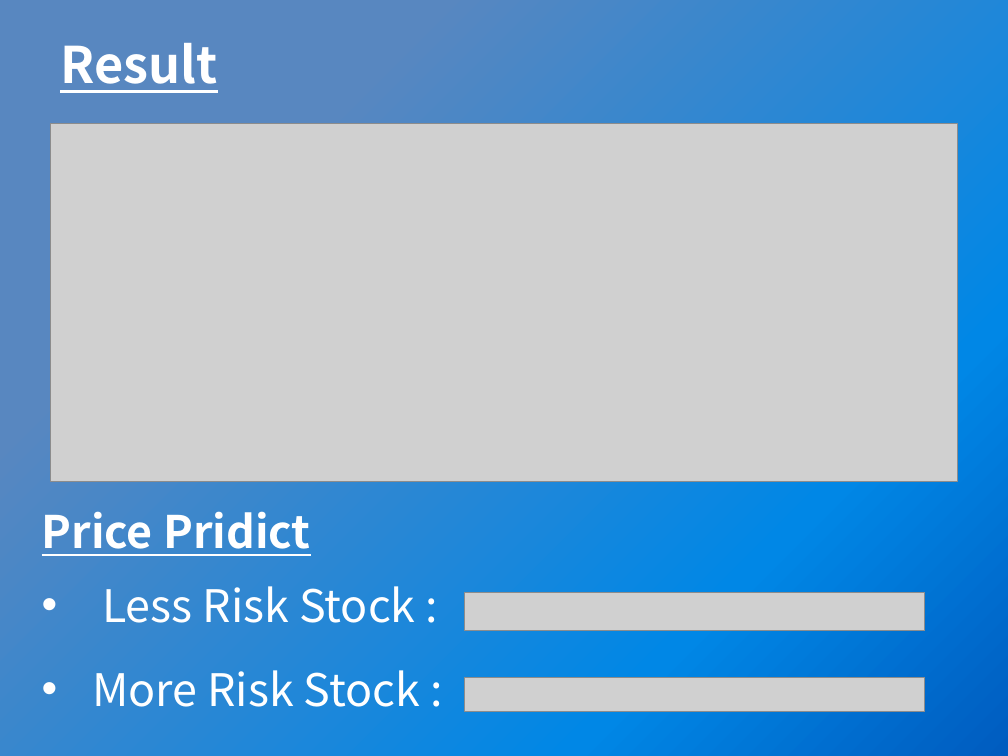
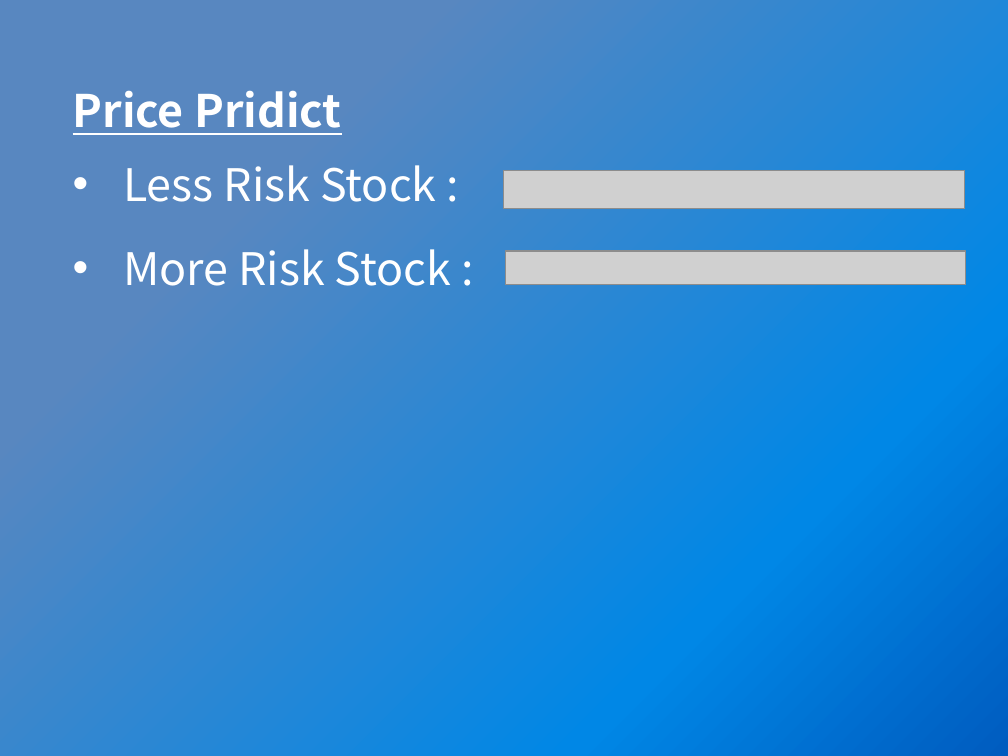
Before and after one commit to yunsupj/Data-Science-Project, a slide deck: slide 5 of DSCI6001/DSCI6001_Final_Presetation.pptx (slide 4 before the commit). Drawn at 1008x756 pixels with LibreOffice and Linux fonts; fonts in the diff are those of the drawing; grey boxes stand for pictures. Boxes give left, top, right and bottom in pixels: in the first picture for what was removed or moved away, otherwise in the second. Text is boxed around its words. In the diff, an @@ line names an element or a change of style, - is before the commit and + after.

```diff
--- a/DSCI6001/DSCI6001_Final_Presetation.pptx
+++ b/DSCI6001/DSCI6001_Final_Presetation.pptx
@@ title removed at [60, 43, 217, 93] @@
-Result
@@ text "Price Pridict": place and size @@
-text "Price Pridict" at [42, 511, 420, 707]
+text "Price Pridict" at [73, 90, 451, 286]
@@ picture removed at [50, 124, 958, 481] @@
@@ picture: place and size @@
-picture at [465, 593, 925, 631]
+picture at [504, 170, 965, 209]
@@ picture: place and size @@
-picture at [465, 677, 925, 711]
+picture at [505, 251, 966, 284]
```
Also in this commit, not shown: 1 slide added, 5 other files.
